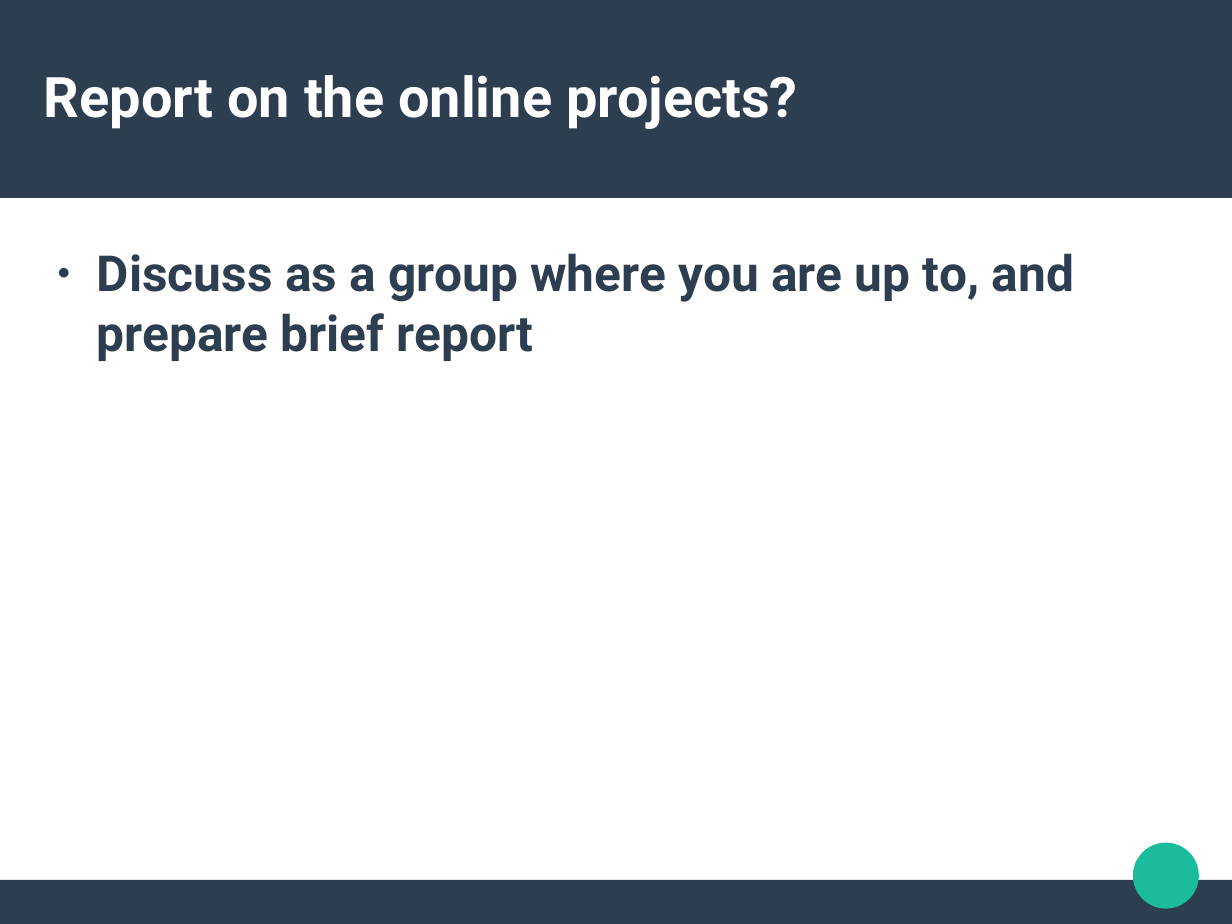
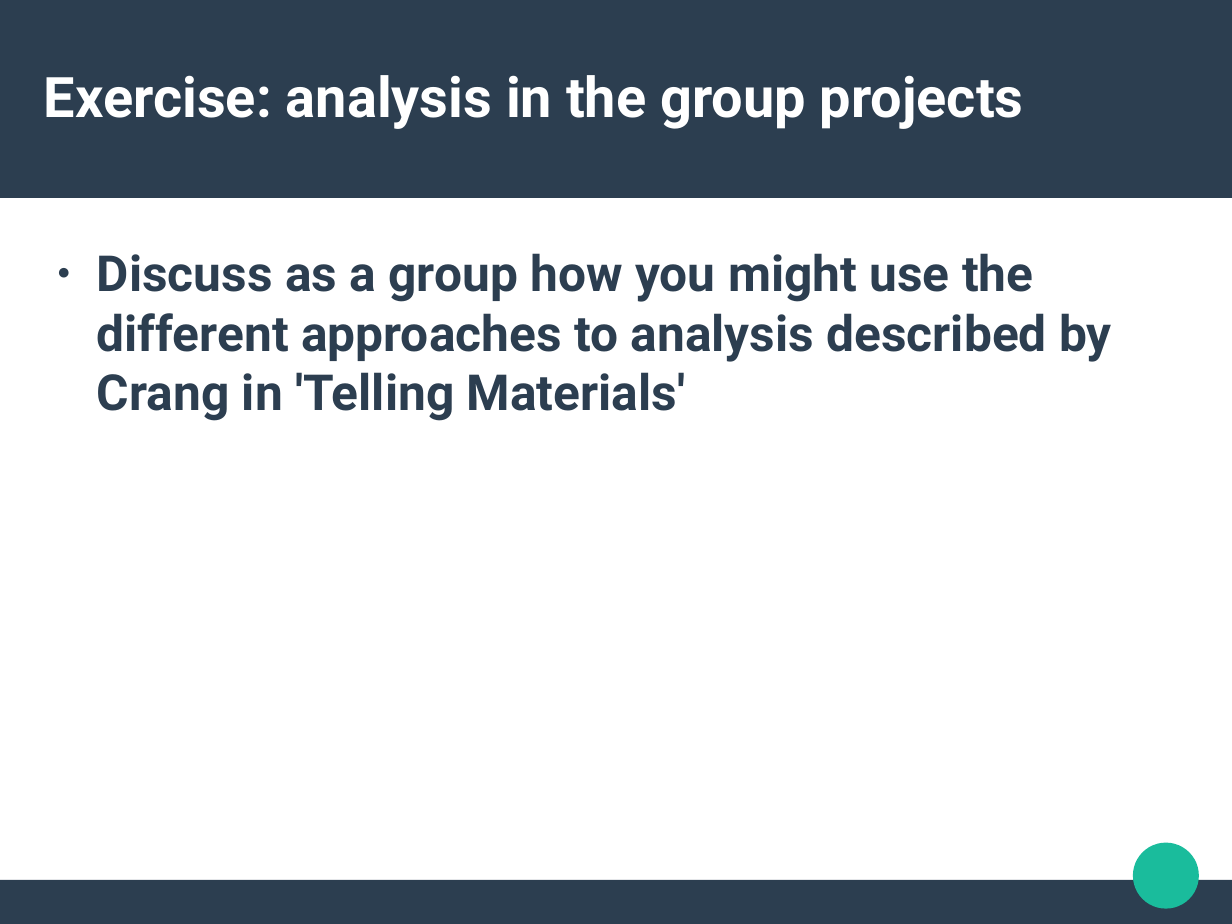
Before and after one commit to rian39/socl923, a slide deck: slide 15 of lectures/week8.odp. Drawn at 1232x924 pixels with LibreOffice and Linux fonts; fonts in the diff are those of the drawing. Boxes give left, top, right and bottom in pixels: in the first picture for what was removed or moved away, otherwise in the second. Text is boxed around its words. In the diff, an @@ line names an element or a change of style, - is before the commit and + after.

```diff
--- a/lectures/week8.odp
+++ b/lectures/week8.odp
@@ title at (44,75,1024,129): text changed @@
-Report on the online projects?
+Exercise: analysis in the group projects
@@ text at (97,253,1112,421): text changed @@
-● Discuss as a group where you are up to, and prepare brief report
+● Discuss as a group how you might use the different approaches to analysis described by Crang in 'Telling Materials'
```
Also in this commit, not shown: 9 other slides changed, 3 slides added, 2 slides removed, 2 other files.
